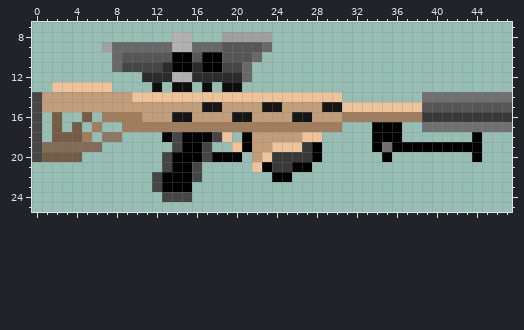
Edited in one commit: pixel-art sprite (imports/sniper.png). Above: the version before the commit.
The file is 48x32 pixels. Colours within 5 levels of each other are drawn and written as one. Shown: x 0..47, y 7..25.
The result:
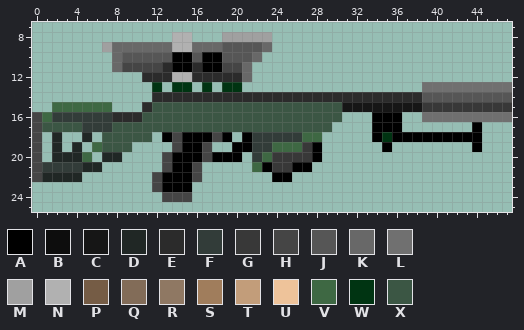
Palette (. is transparent): A #000000  B #0d0d0d  C #161616  D #202725  E #2b2b2b  F #323c39  G #383838  H #454545  J #565656  K #686868  L #707070  M #a0a0a0  N #b1b1b1  P #755c45  Q #826c58  R #8f7863  S #a07d5c  T #c29d7a  U #eec39a  V #3e6843  W #003412  X #3b5644
The exact change:
Changed rows in their new state; - is an unchanged pixel.
first column x 0:
13 --......----W-WW-W-WW------------------LLLLLLLLL
14 ............EEEEEEEEEEEEEEEEEEEEEEEEEEEJJJJJJJJJ
15 ..VVVVVV...EXXXXXXXXXXXXXXXXXXXCCCCCCCCGGGGGGGGG
16 -VFFFFFFEEEXXXXXXXXXXXXXXXXXXXX...AAA..LLLLLLLLL
17 -XXXXFFFXXXXXXXXXXXXXXXXXXXXXX.--------.....A...
18 --D..D-XXXXX-------A--FFFFFVV------W-AAAAAAA----
19 -.D.D.VXXX----------A-FFVVV-------.A........----
20 -.DDDV-DD-------------FV-----------.--------.---
21 HFFFFDD---------------V-------------------------
22 HDDDD-------------------------------------------
